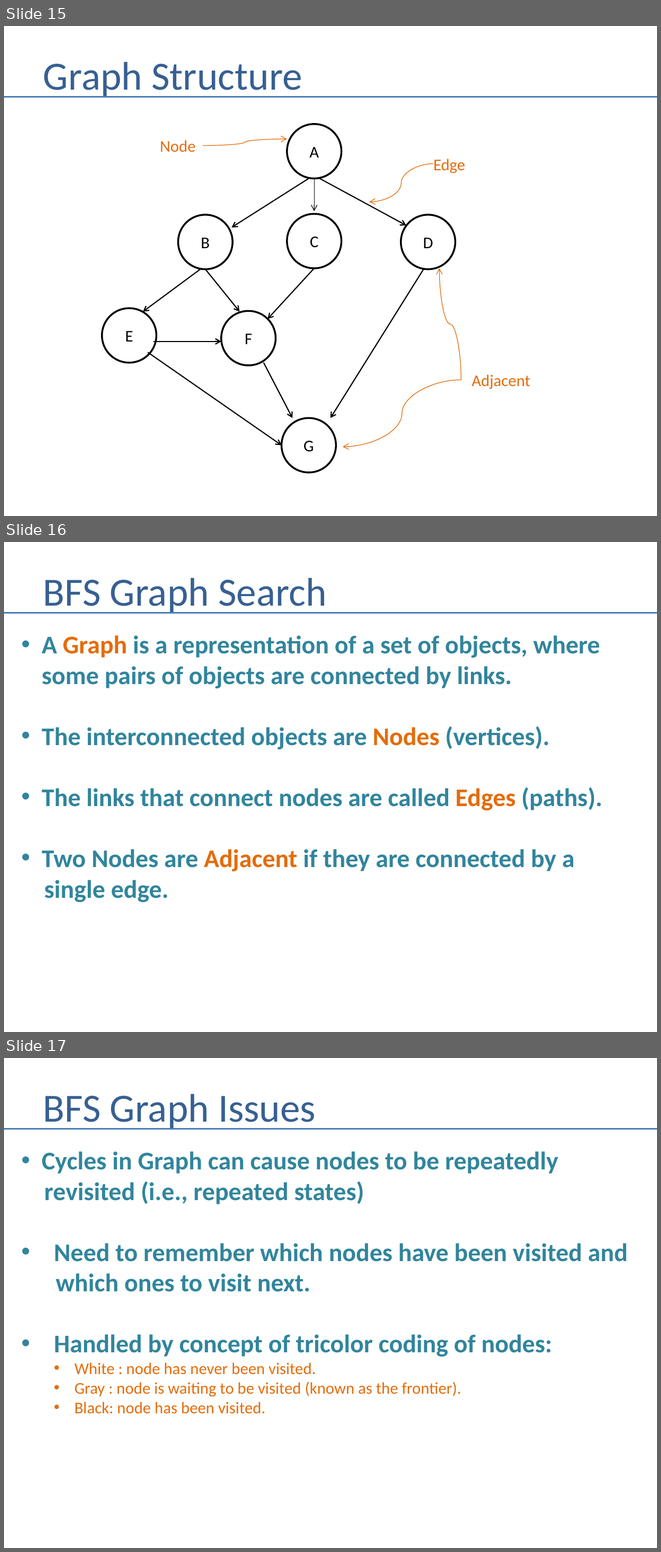
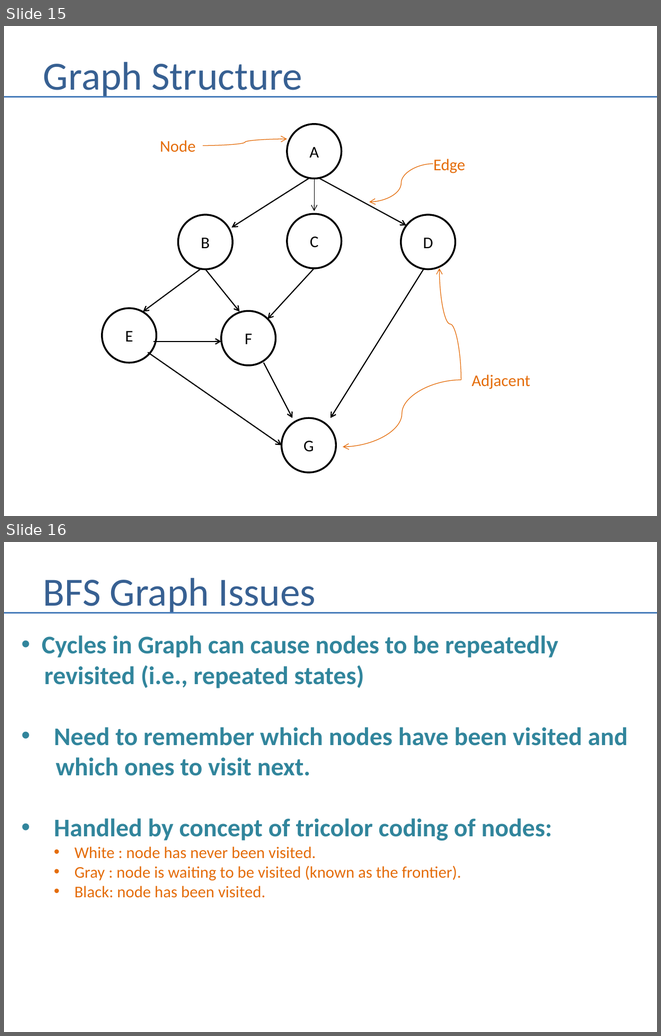
Before and after one commit to andrewferlitsch/Portland-Data-Science-Group, a slide deck: Presentations/AI - Graph Search.pptx. Shown one above the other, each under a label of ours: slides 15, 16 and 17 before the commit, slides 15 and 16 after it. The pictures are 661x1552 and 661x1036 pixels, drawn with LibreOffice and Linux fonts; fonts in the diff are those of the drawing. Boxes give left, top, right and bottom in pixels: in the first picture for what was removed or moved away, otherwise in the second. Text is boxed around its words. In the diff, an @@ line names an element or a change of style, - is before the commit and + after.

Commit message:
corrections to Graph presentation

```diff
--- a/Presentations/AI - Graph Search.pptx
+++ b/Presentations/AI - Graph Search.pptx
@@ slide 16 removed at [4,542,657,1032], background #FFFFFF @@
@@ title removed at [43,578,326,614] @@
-BFS Graph Search
@@ line removed from (4, 612) to (657, 612) @@
@@ text removed at [42,635,602,902] @@
-• A Graph is a representation of a set of objects, where
-  some pairs of objects are connected by links.
-• The interconnected objects are Nodes (vertices).
-• The links that connect nodes are called Edges (paths).
-• Two Nodes are Adjacent if they are connected by a
-single edge.
@@ what was slide 17 is now slide 16 @@
```
Also in this commit, not shown: 4 slides changed, 1 other file.
